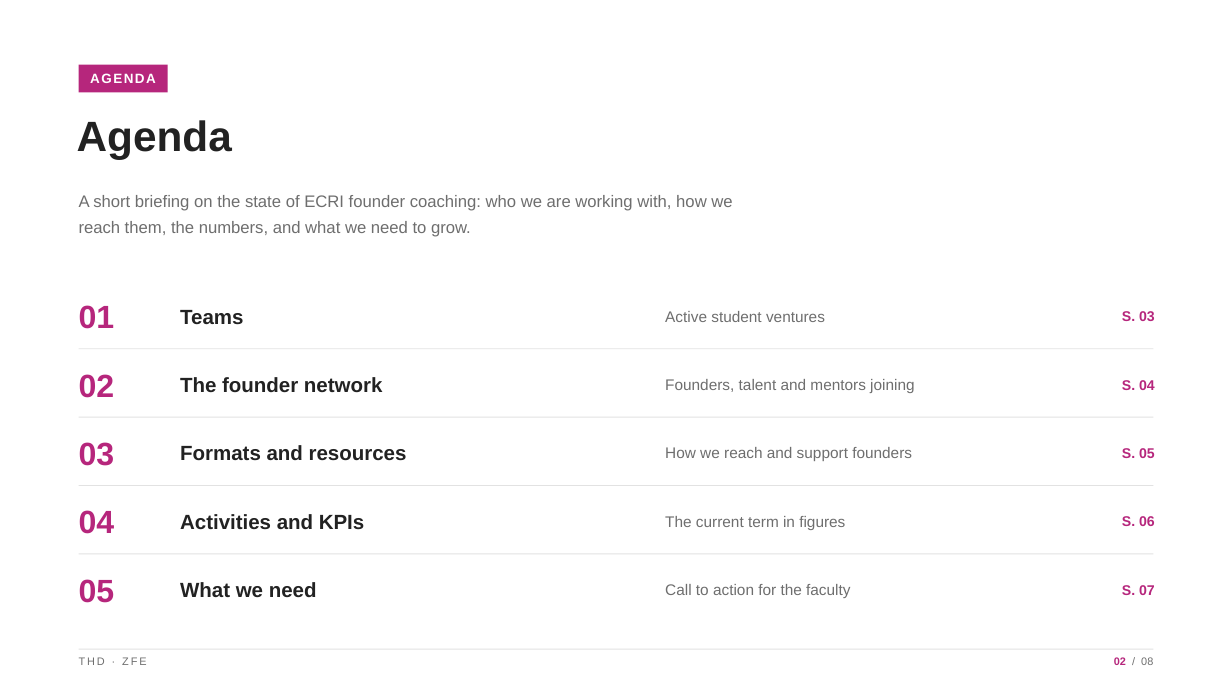
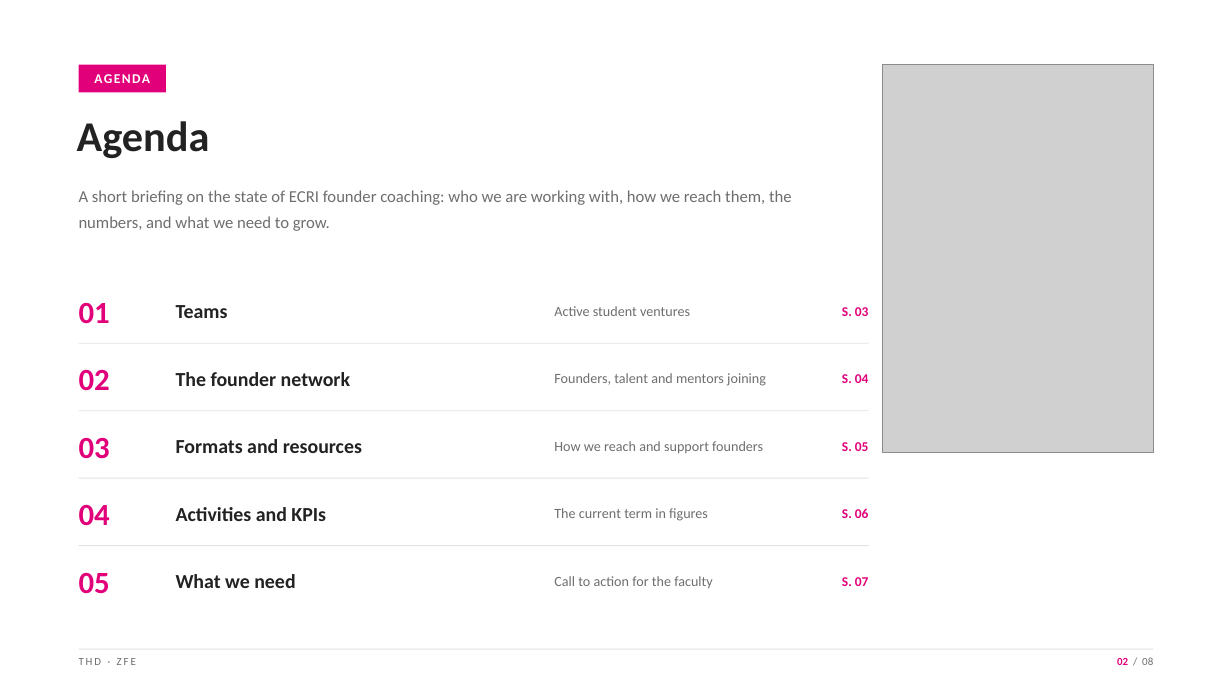
Before and after one commit to MohdAbuRezeq/angrybirds, a slide deck: slide 2 of presentation/ECRI_Faculty_Board_Briefing_ZfE.pptx. Drawn at 1232x693 pixels with LibreOffice and Linux fonts; fonts in the diff are those of the drawing; grey boxes stand for pictures. Boxes give left, top, right and bottom in pixels: in the first picture for what was removed or moved away, otherwise in the second. Text is boxed around its words. In the diff, an @@ line names an element or a change of style, - is before the commit and + after.

```diff
--- a/presentation/ECRI_Faculty_Board_Briefing_ZfE.pptx
+++ b/presentation/ECRI_Faculty_Board_Briefing_ZfE.pptx
@@ rectangle at (79,65,166,92): fill #B6267C to #E2007A @@
@@ picture added at (883,65,1153,453) @@
@@ font Arial to Calibri in 4 elements at (79,658,136,665), (79,65,166,92), (79,190,792,231), (77,121,210,158) @@
@@ text "Active student ventures": place and size @@
-text "Active student ventures" at (665,311,825,322)
+text "Active student ventures" at (554,306,690,316)
@@ text "S. 03": place and size @@
-text "S. 03" at (1122,311,1155,321)
+text "S. 03" at (842,307,869,316)
@@ rectangle: place and size @@
-rectangle at (79,348,1153,349)
+rectangle at (79,343,869,344)
@@ text "Founders, talent and mentors joining": place and size @@
-text "Founders, talent and mentors joining" at (665,379,914,393)
+text "Founders, talent and mentors joining" at (554,373,766,386)
@@ text "S. 04": place and size @@
-text "S. 04" at (1122,380,1155,390)
+text "S. 04" at (842,374,869,383)
@@ rectangle: place and size @@
-rectangle at (79,417,1153,418)
+rectangle at (79,410,869,411)
@@ text "How we reach and support ...": place and size @@
-text "How we reach and support ..." at (665,447,912,461)
+text "How we reach and support ..." at (554,441,763,453)
@@ text "S. 05": place and size @@
-text "S. 05" at (1122,448,1155,458)
+text "S. 05" at (842,442,869,451)
@@ rectangle: place and size @@
-rectangle at (79,485,1153,486)
+rectangle at (79,478,869,479)
@@ text "Activities and KPIs": place and size @@
-text "Activities and KPIs" at (180,514,364,530)
+text "Activities and KPIs" at (176,507,326,521)
@@ text "The current term in figures": place and size @@
-text "The current term in figures" at (665,516,845,530)
+text "The current term in figures" at (554,508,708,521)
@@ text "S. 06": place and size @@
-text "S. 06" at (1122,516,1155,526)
+text "S. 06" at (842,508,869,518)
@@ size 25 to 24 pt, font Arial to Calibri, text colour #B6267C to #E2007A in 5 elements at (79,302,110,324), (79,369,110,391), (79,437,110,459), (79,504,110,526), (79,572,110,594) @@
@@ text "05": place and size @@
-text "05" at (79,579,115,603)
+text "05" at (79,572,110,594)
@@ rectangle: place and size @@
-rectangle at (79,554,1153,555)
+rectangle at (79,545,869,546)
@@ size 16 to 15.5 pt, font Arial to Calibri in 5 elements at (176,305,228,318), (176,372,350,386), (176,439,362,453), (176,507,326,521), (176,574,295,588) @@
@@ text "What we need": place and size @@
-text "What we need" at (180,582,317,597)
+text "What we need" at (176,574,295,588)
@@ size 12 to 11 pt, font Arial to Calibri in 5 elements at (554,306,690,316), (554,373,766,386), (554,441,763,453), (554,508,708,521), (554,576,713,588) @@
@@ text "Call to action for the ...": place and size @@
-text "Call to action for the ..." at (665,584,850,598)
+text "Call to action for the ..." at (554,576,713,588)
@@ size 11 to 10.5 pt, font Arial to Calibri, text colour #B6267C to #E2007A in 5 elements at (842,307,869,316), (842,374,869,383), (842,442,869,451), (842,508,869,518), (842,577,869,586) @@
@@ text "S. 07": place and size @@
-text "S. 07" at (1122,585,1155,595)
+text "S. 07" at (842,577,869,586)
@@ text "02 / 08" at (1117,657,1153,665): font Arial to Calibri; text colour #B6267C to #E2007A in "02" @@
```
Also in this commit, not shown: 7 other slides changed, 1 other file.
